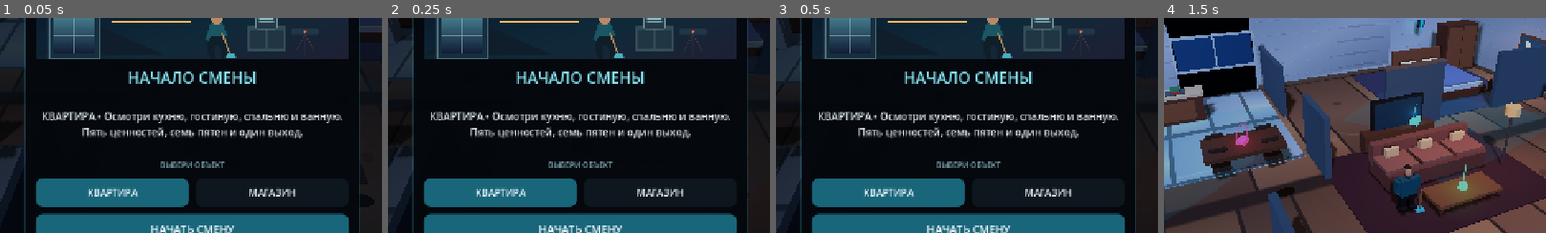
Above: before the commit, frames 1-4 (left to right).
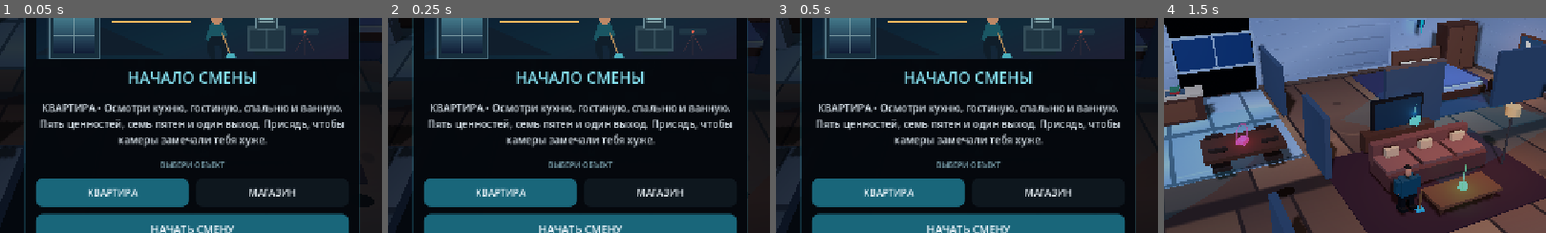
Above: after the commit, the same moments.

Repository: kirovo389-creator/How-to-suck
Game: Godot game, scene res://scenes/main.tscn
Same seed, same stepped clock (60 frames per second), same inputs: the game is played once before the commit and once after it. Sound files missing from this copy of the repository are replaced by a short silence.
Inputs (mouse positions are % of the whole screen's width and height, from its top left):
- Up to frame 1 (0.05 s): no input
- Up to frame 2 (0.25 s): no input
- Up to frame 3 (0.5 s): no input
- Up to frame 4 (1.5 s): click "НАЧАТЬ СМЕНУ" at 0.5 s; move the mouse to (72, 45) at 1.27 s; hold Right (ui_right) from 1.28 s (still down); click (72, 45) at 1.42 s
The pictures show only the part of the screen within x 25-75%, y 23-73%; the shares and areas given below are measured in that part.

The runs differ from the first frame. In frame 1, 7.9% of the frame differs, in the area x 10-91%, y 40-61%; in frame 2, 7.9%; in frame 3, 7.9%; in frame 4, nothing differs.

Commit message:
Explain crouch stealth on the start screen

Diff:
--- a/scripts/hud.gd
+++ b/scripts/hud.gd
@@ -48,7 +48,7 @@
     add_child(_root)
     _build_hud()
     _intro_overlay = _make_overlay("IntroOverlay")
-    _intro_panel = _center_panel("НАЧАЛО СМЕНЫ", "Выбери объект, где пройдёт ночная смена. Собери ценности, убери все пятна и выйди до возвращения хозяев. Не задерживайся в поле зрения камер.", "НАЧАТЬ СМЕНУ", func(): action_pressed.emit(), true)
+    _intro_panel = _center_panel("НАЧАЛО СМЕНЫ", "Выбери объект, где пройдёт ночная смена. Собери ценности, убери все пятна и выйди до возвращения хозяев. Не задерживайся в поле зрения камер: присядь, чтобы снизить риск обнаружения.", "НАЧАТЬ СМЕНУ", func(): action_pressed.emit(), true)
     _call_overlay = _make_overlay("CallOverlay")
     _call_panel = _build_call_panel()
     _pause_overlay = _make_overlay("PauseOverlay")
@@ -350,9 +350,9 @@
     _selected_location = location_id
     if is_instance_valid(_intro_body):
         if location_id == "apartment":
-            _intro_body.text = "КВАРТИРА • Осмотри кухню, гостиную, спальню и ванную. Пять ценностей, семь пятен и один выход."
+            _intro_body.text = "КВАРТИРА • Осмотри кухню, гостиную, спальню и ванную. Пять ценностей, семь пятен и один выход. Присядь, чтобы камеры замечали тебя хуже."
         else:
-            _intro_body.text = "МАГАЗИН • Исследуй торговые ряды и кассу. Пять ценностей, семь разливов и камеры под потолком."
+            _intro_body.text = "МАГАЗИН • Исследуй торговые ряды и кассу. Пять ценностей, семь разливов и камеры под потолком. Присядь, чтобы снизить риск обнаружения."
     _refresh_location_buttons()
     location_selected.emit(location_id)
 
